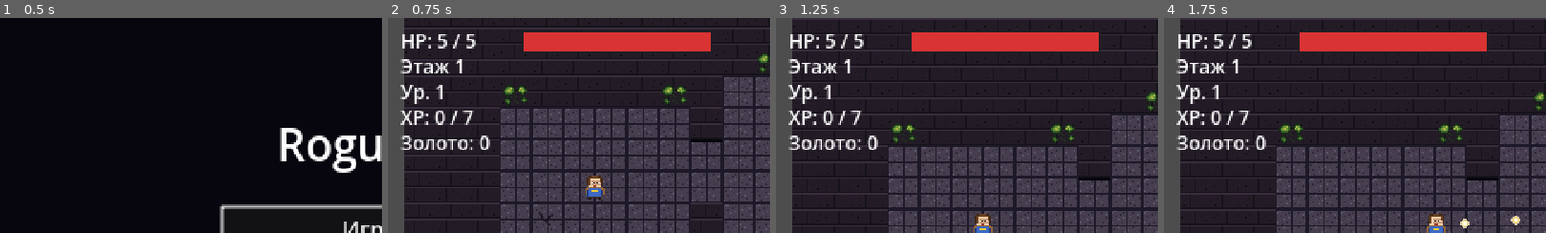
Above: before the commit, frames 1-4 (left to right).
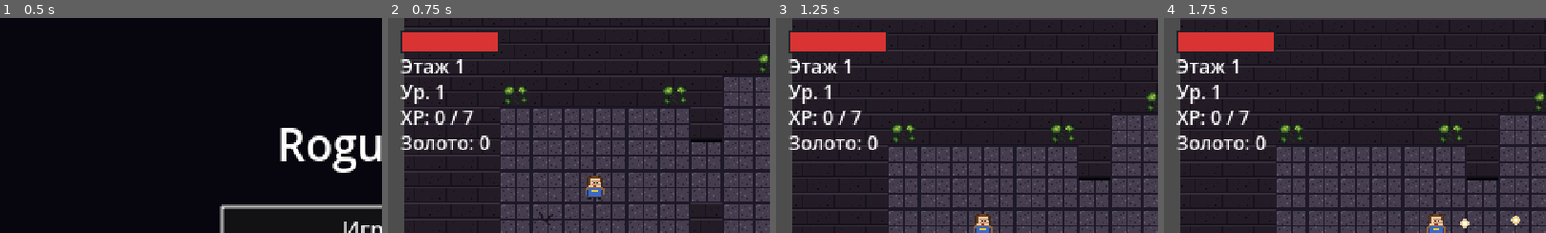
Above: after the commit, the same moments.

Repository: slartus/roguelike-game
Game: Godot game, scene res://scenes/ui/title_screen.tscn
Same seed, same stepped clock (60 frames per second), same inputs: the game is played once before the commit and once after it.
Inputs (mouse positions are % of the whole screen's width and height, from its top left):
- Up to frame 1 (0.5 s): no input
- Up to frame 2 (0.75 s): click "Играть" at 0.5 s
- Up to frame 3 (1.25 s): no input
- Up to frame 4 (1.75 s): tap Enter (ui_accept) at 1.25, 1.52 s; move the mouse to (72, 45) at 1.27 s; press the mouse at (72, 45) at 1.28 s; hold D (move_right) from 1.28 s (still down)
The pictures show only the part of the screen within x 0-50%, y 0-50%; the shares and areas given below are measured in that part.

Frame 1 is identical in both runs. In frame 2, 6.6% of the frame differs, in the area x 3-85%, y 5-17%; in frame 3, 6.6%; in frame 4, 6.6%.

Commit message:
refactor(hud): убрать HP-текст, полоса пропорционально max_health
Правки HP-bar под пользовательский запрос:
- HealthLabel удалён — HP показывается только визуальной полосой.
- Полоса прижата к левому краю (offset_left=8, offset_top=8).
- Ширина полосы = max_health * HEALTH_BAR_PX_PER_HP (12 px/hp).
  Level up расширяет max_health → полоса физически растёт вширь.
  Fill = current * PX_PER_HP.
- Ключ UI_HEALTH удалён из strings.csv за ненадобностью.

Тесты: level-up growth, full/half/zero hp, overheal clamp,
zero-max guard, отсутствие HealthLabel в HUD.

Co-Authored-By: Claude Opus 4.7 (1M context) <noreply@anthropic.com>

Diff:
--- a/resources/translations/strings.csv
+++ b/resources/translations/strings.csv
@@ -1,5 +1,4 @@
 keys,en,ru
-UI_HEALTH,"HP: %d / %d","HP: %d / %d"
 UI_FLOOR,"Floor %d","Этаж %d"
 UI_LEVEL,"LVL %d","Ур. %d"
 UI_XP,"XP: %d / %d","XP: %d / %d"
--- a/scenes/ui/hud.gd
+++ b/scenes/ui/hud.gd
@@ -5,11 +5,13 @@
 const LOG_FADE_DURATION: float = 0.4
 const LOG_FONT_SIZE: int = 8
 
-# Полоса жизни справа вверху: Background 120x14 px, Fill внутри с padding 1 px
-# (max width = 118). Fill ресайзится в set_health через `size.x = MAX * pct`.
-const HEALTH_BAR_FILL_MAX_WIDTH: float = 118.0
+# Полоса жизни слева вверху растёт вместе с max_health: 1 hp = HEALTH_BAR_PX_PER_HP
+# пикселей ширины. Fill — свободные px (current), Background — total = max_health.
+# Padding 1 px с каждой стороны внутри Background, поэтому Fill.size.x =
+# current * HEALTH_BAR_PX_PER_HP, а HealthBar.size.x = max_health * HEALTH_BAR_PX_PER_HP + 2.
+const HEALTH_BAR_PX_PER_HP: float = 12.0
+const HEALTH_BAR_PADDING: float = 1.0
 
-@onready var _health_label: Label = $HealthLabel
 @onready var _floor_label: Label = $FloorLabel
 @onready var _level_label: Label = $LevelLabel
 @onready var _xp_label: Label = $XpLabel
@@ -18,6 +20,7 @@
 @onready var _potion_count_label: Label = $InventoryPanel/PotionSlot/PotionCount
 @onready var _pause_panel: ColorRect = $PausePanel
 @onready var _log_box: VBoxContainer = $CombatLog
+@onready var _health_bar: Control = $HealthBar
 @onready var _health_bar_fill: ColorRect = $HealthBar/Fill
 
 func _ready() -> void:
@@ -48,11 +51,16 @@
 		_potion_count_label.text = "×%d" % count
 
 func set_health(current: int, maximum: int) -> void:
-	_health_label.text = tr("UI_HEALTH") % [current, maximum]
-	# maximum == 0 быть не должен, но guard'имся — иначе деление на ноль.
-	var pct := clampf(float(current) / float(maxi(maximum, 1)), 0.0, 1.0)
+	# Полоса и её fill пересчитываются от текущего max_health, поэтому level up
+	# (который расширяет max_health) визуально растит саму полосу, а не только
+	# пропорцию заполнения. clampi защищает от отрицательных значений и current > max.
+	var safe_max := maxi(maximum, 1)
+	var safe_current := clampi(current, 0, safe_max)
+	var bar_size := _health_bar.size
+	bar_size.x = safe_max * HEALTH_BAR_PX_PER_HP + 2.0 * HEALTH_BAR_PADDING
+	_health_bar.size = bar_size
 	var fill_size := _health_bar_fill.size
-	fill_size.x = HEALTH_BAR_FILL_MAX_WIDTH * pct
+	fill_size.x = safe_current * HEALTH_BAR_PX_PER_HP
 	_health_bar_fill.size = fill_size
 
 func set_floor(number: int) -> void:
--- a/scenes/ui/hud.tscn
+++ b/scenes/ui/hud.tscn
@@ -14,14 +14,6 @@
 [node name="HUD" type="CanvasLayer"]
 script = ExtResource("1_hud")
 process_mode = 3
-
-[node name="HealthLabel" type="Label" parent="."]
-offset_left = 8.0
-offset_top = 6.0
-offset_right = 80.0
-offset_bottom = 22.0
-theme_override_font_sizes/font_size = 12
-text = "HP: 5 / 5"
 
 [node name="FloorLabel" type="Label" parent="."]
 offset_left = 8.0
@@ -100,9 +92,9 @@
 vertical_alignment = 2
 
 [node name="HealthBar" type="Control" parent="."]
-offset_left = 84.0
+offset_left = 8.0
 offset_top = 8.0
-offset_right = 204.0
+offset_right = 68.0
 offset_bottom = 22.0
 
 [node name="Background" type="ColorRect" parent="HealthBar"]
@@ -114,7 +106,7 @@
 [node name="Fill" type="ColorRect" parent="HealthBar"]
 offset_left = 1.0
 offset_top = 1.0
-offset_right = 119.0
+offset_right = 59.0
 offset_bottom = 13.0
 color = Color(0.85, 0.2, 0.2, 1)
 
--- a/test/unit/test_hud_font_size.gd
+++ b/test/unit/test_hud_font_size.gd
@@ -1,13 +1,14 @@
 extends GutTest
 
-# HUD-лейблы игрока (HP, floor, level, xp, gold) должны иметь
+# HUD-лейблы игрока (floor, level, xp, gold) должны иметь
 # уменьшенный font_size, иначе они перекрывают игровое поле.
 # Дефолт Godot — 16; проектный target — 12.
+# HealthLabel убран — HP отображается визуальной полосой (см. test_hud_health_bar).
 
 const HudScene = preload("res://scenes/ui/hud.tscn")
 const EXPECTED_FONT_SIZE: int = 12
 const STAT_LABEL_NAMES: Array[String] = [
-	"HealthLabel", "FloorLabel", "LevelLabel", "XpLabel", "GoldLabel",
+	"FloorLabel", "LevelLabel", "XpLabel", "GoldLabel",
 ]
 
 func test_all_stat_labels_have_reduced_font_size() -> void:
--- a/test/unit/test_hud_health_bar.gd
+++ b/test/unit/test_hud_health_bar.gd
@@ -1,9 +1,10 @@
 extends GutTest
 
-# HUD.HealthBar — полоса жизни справа вверху. Fill.size.x ресайзится
-# пропорционально current/maximum, максимальная ширина
-# HEALTH_BAR_FILL_MAX_WIDTH. Тесты проверяют full-hp / low-hp / zero-hp /
-# guard от нулевого maximum.
+# HUD.HealthBar — полоса жизни слева вверху, растёт вместе с max_health.
+# 1 hp = HEALTH_BAR_PX_PER_HP пикселей ширины. Fill = current px, Background
+# (через .size контрола HealthBar) = max_health px + 2*padding.
+# Тесты проверяют: базовая ширина, level-up (max_health увеличивается) реально
+# растит полосу, current правильно закрашивается, clamp'ы работают.
 
 const HUD_SCENE := preload("res://scenes/ui/hud.tscn")
 
@@ -12,44 +13,77 @@
 	add_child_autofree(hud)
 	return hud
 
-func test_full_hp_fills_bar_to_max_width() -> void:
+func test_full_hp_fills_bar_completely() -> void:
 	var hud = _spawn_hud()
 	await get_tree().process_frame
 	hud.set_health(5, 5)
 	assert_almost_eq(hud._health_bar_fill.size.x,
-		hud.HEALTH_BAR_FILL_MAX_WIDTH, 0.001,
-		"full hp — fill во всю доступную ширину")
+		5.0 * hud.HEALTH_BAR_PX_PER_HP, 0.001,
+		"5/5 hp — fill = 5 * PX_PER_HP")
+	assert_almost_eq(hud._health_bar.size.x,
+		5.0 * hud.HEALTH_BAR_PX_PER_HP + 2.0 * hud.HEALTH_BAR_PADDING, 0.001,
+		"total bar width = max_health * PX_PER_HP + 2 * padding")
 
-func test_half_hp_fills_bar_to_half_width() -> void:
+func test_half_hp_fills_bar_partially() -> void:
 	var hud = _spawn_hud()
 	await get_tree().process_frame
-	hud.set_health(5, 10)
+	hud.set_health(3, 6)
 	assert_almost_eq(hud._health_bar_fill.size.x,
-		hud.HEALTH_BAR_FILL_MAX_WIDTH * 0.5, 0.001,
-		"5/10 hp — половина ширины")
+		3.0 * hud.HEALTH_BAR_PX_PER_HP, 0.001,
+		"3/6 — fill = 3 * PX_PER_HP")
+	assert_almost_eq(hud._health_bar.size.x,
+		6.0 * hud.HEALTH_BAR_PX_PER_HP + 2.0 * hud.HEALTH_BAR_PADDING, 0.001,
+		"bar width всё равно рассчитан от max=6")
+
+func test_level_up_grows_bar_proportionally() -> void:
+	# Пользовательский кейс: level up увеличил max_health с 5 до 10 — полоса
+	# должна визуально стать в два раза шире, не остаться прежней.
+	var hud = _spawn_hud()
+	await get_tree().process_frame
+	hud.set_health(5, 5)
+	var width_before: float = hud._health_bar.size.x
+	hud.set_health(10, 10)
+	var width_after: float = hud._health_bar.size.x
+	assert_gt(width_after, width_before,
+		"после level-up полоса должна вырасти в ширину")
+	assert_almost_eq(width_after,
+		10.0 * hud.HEALTH_BAR_PX_PER_HP + 2.0 * hud.HEALTH_BAR_PADDING, 0.001,
+		"новая ширина = 10 * PX_PER_HP + padding")
 
 func test_zero_hp_collapses_fill() -> void:
 	var hud = _spawn_hud()
 	await get_tree().process_frame
 	hud.set_health(0, 5)
 	assert_almost_eq(hud._health_bar_fill.size.x, 0.0, 0.001,
-		"0 hp — fill ширины 0 (пустая полоса)")
+		"0 hp — fill пустой")
+	assert_almost_eq(hud._health_bar.size.x,
+		5.0 * hud.HEALTH_BAR_PX_PER_HP + 2.0 * hud.HEALTH_BAR_PADDING, 0.001,
+		"пустая полоса всё равно имеет background = max_health ширину")
 
-func test_overheal_clamped_to_max_width() -> void:
-	# Технически take_damage/heal не должны давать current > maximum,
-	# но guard в set_health важен: даже если callsite ошибся, полоса
-	# не вылезет за пределы Background.
+func test_overheal_clamped_to_max() -> void:
+	# current > max не должно раздувать fill за пределы Background — clamp.
 	var hud = _spawn_hud()
 	await get_tree().process_frame
 	hud.set_health(999, 5)
 	assert_almost_eq(hud._health_bar_fill.size.x,
-		hud.HEALTH_BAR_FILL_MAX_WIDTH, 0.001,
-		"current > maximum — fill клэмпится к max ширине")
+		5.0 * hud.HEALTH_BAR_PX_PER_HP, 0.001,
+		"current > max — fill клэмпится к 5 hp ширине")
 
-func test_zero_maximum_does_not_crash_and_collapses_fill() -> void:
-	# Не должно быть в проде, но guard от деления на ноль обязателен.
+func test_zero_maximum_does_not_crash() -> void:
+	# Guard от деления/max=0. Полоса минимальная (1 hp width), fill пустой.
 	var hud = _spawn_hud()
 	await get_tree().process_frame
 	hud.set_health(0, 0)
 	assert_almost_eq(hud._health_bar_fill.size.x, 0.0, 0.001,
-		"maximum == 0 — fill collapse, без крашей")
+		"maximum=0 — fill пустой, без крашей")
+	assert_almost_eq(hud._health_bar.size.x,
+		1.0 * hud.HEALTH_BAR_PX_PER_HP + 2.0 * hud.HEALTH_BAR_PADDING, 0.001,
+		"maximum=0 — полоса минимальная (guard'нута к 1 hp)")
+
+func test_no_hp_text_label_in_hud() -> void:
+	# Пользователь просил убрать текст HP: из хода. HealthLabel не должен
+	# существовать; визуальная полоса заменяет текстовое отображение.
+	var hud = _spawn_hud()
+	await get_tree().process_frame
+	assert_null(hud.get_node_or_null("HealthLabel"),
+		"HealthLabel должен быть удалён — цифры больше не показываем")
Not shown, changed: docs/gamedesign/ui.md
